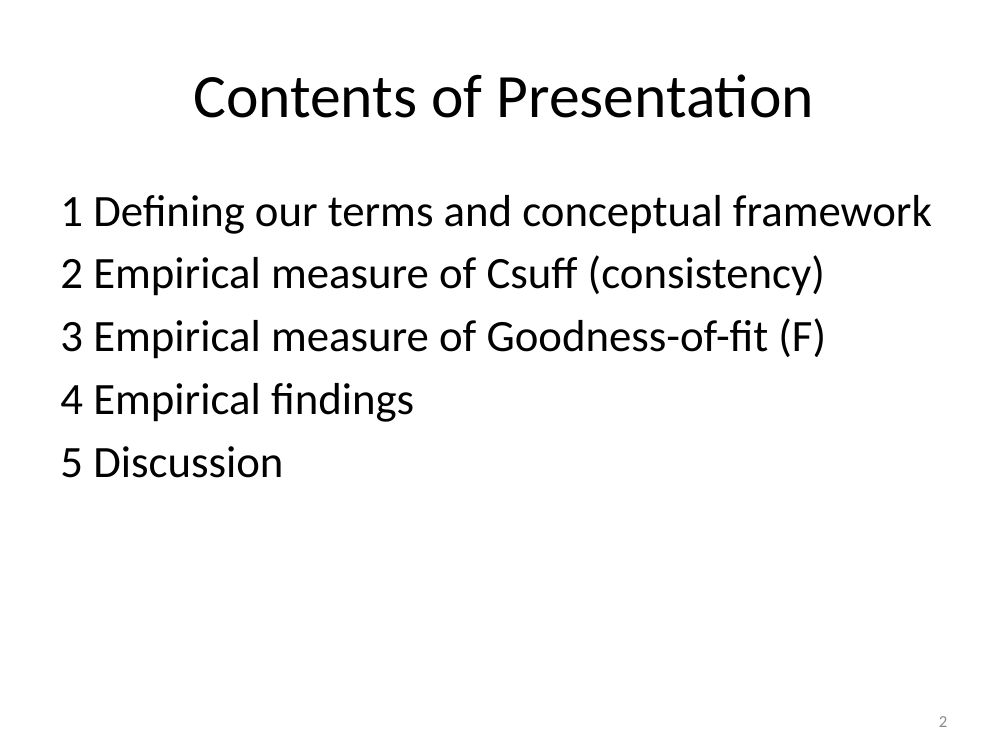
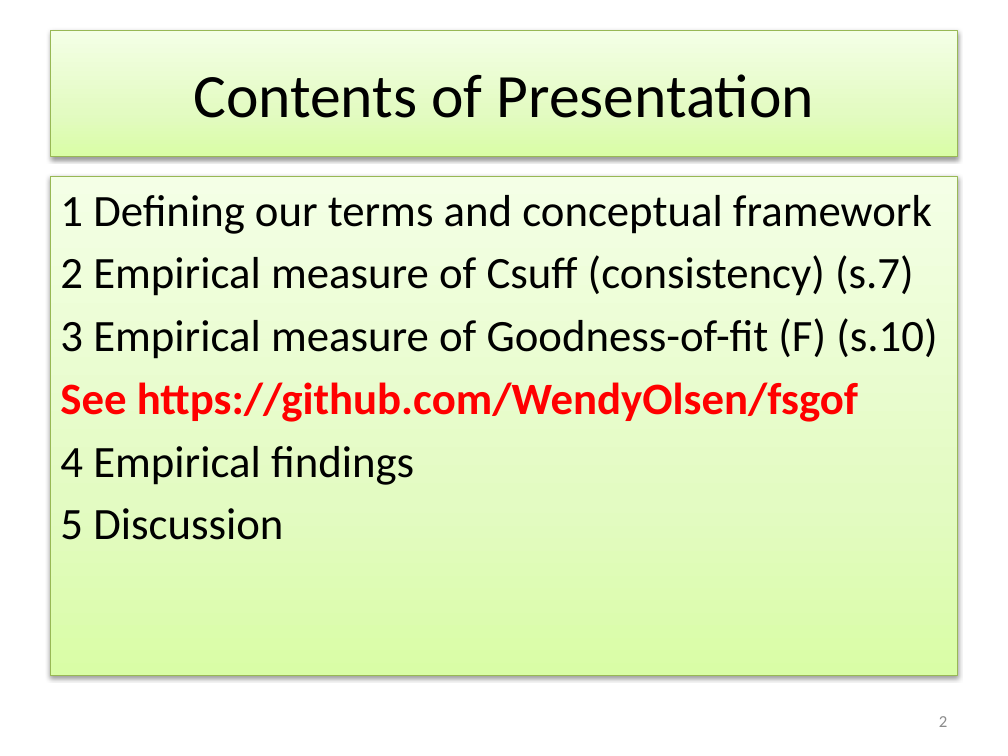
Before and after one commit to WendyOlsen/fsgof, a slide deck: slide 2 of FuzzyQCAConsistencyWithGoodnessofFitTestsOlsen2016.pptx. Drawn at 1008x756 pixels with LibreOffice and Linux fonts; fonts in the diff are those of the drawing. Boxes give left, top, right and bottom in pixels: in the first picture for what was removed or moved away, otherwise in the second. Text is boxed around its words. In the diff, an @@ line names an element or a change of style, - is before the commit and + after.

```diff
--- a/FuzzyQCAConsistencyWithGoodnessofFitTestsOlsen2016.pptx
+++ b/FuzzyQCAConsistencyWithGoodnessofFitTestsOlsen2016.pptx
@@ title "Contents of Presentation": place and size @@
-title "Contents of Presentation" at [193,74,815,118]
+title "Contents of Presentation" at [50,30,958,156]
@@ title "Contents of Presentation" at [50,30,958,156]: fill none to gradient #DAFDA7 to #E4FCC2 to #F5FFE7; outline none to #98B955 0.75 pt; shadow on @@
@@ text "1 Defining our terms and ...": place and size @@
-text "1 Defining our terms and ..." at [60,195,932,478]
+text "1 Defining our terms and ..." at [50,176,958,675]
@@ text "1 Defining our terms and ..." at [50,176,958,675]: fill none to gradient #DAFDA7 to #E4FCC2 to #F5FFE7; outline none to #98B955 0.75 pt; shadow on @@
@@ text at [60,255,937,422]: text changed @@
-2 Empirical measure of Csuff (consistency)
-3 Empirical measure of Goodness-of-fit (F)
+2 Empirical measure of Csuff (consistency) (s.7)
+3 Empirical measure of Goodness-of-fit (F) (s.10)
+See https://github.com/WendyOlsen/fsgof
```
Also in this commit, not shown: 28 other slides changed, 12 slides added, 13 slides removed.
